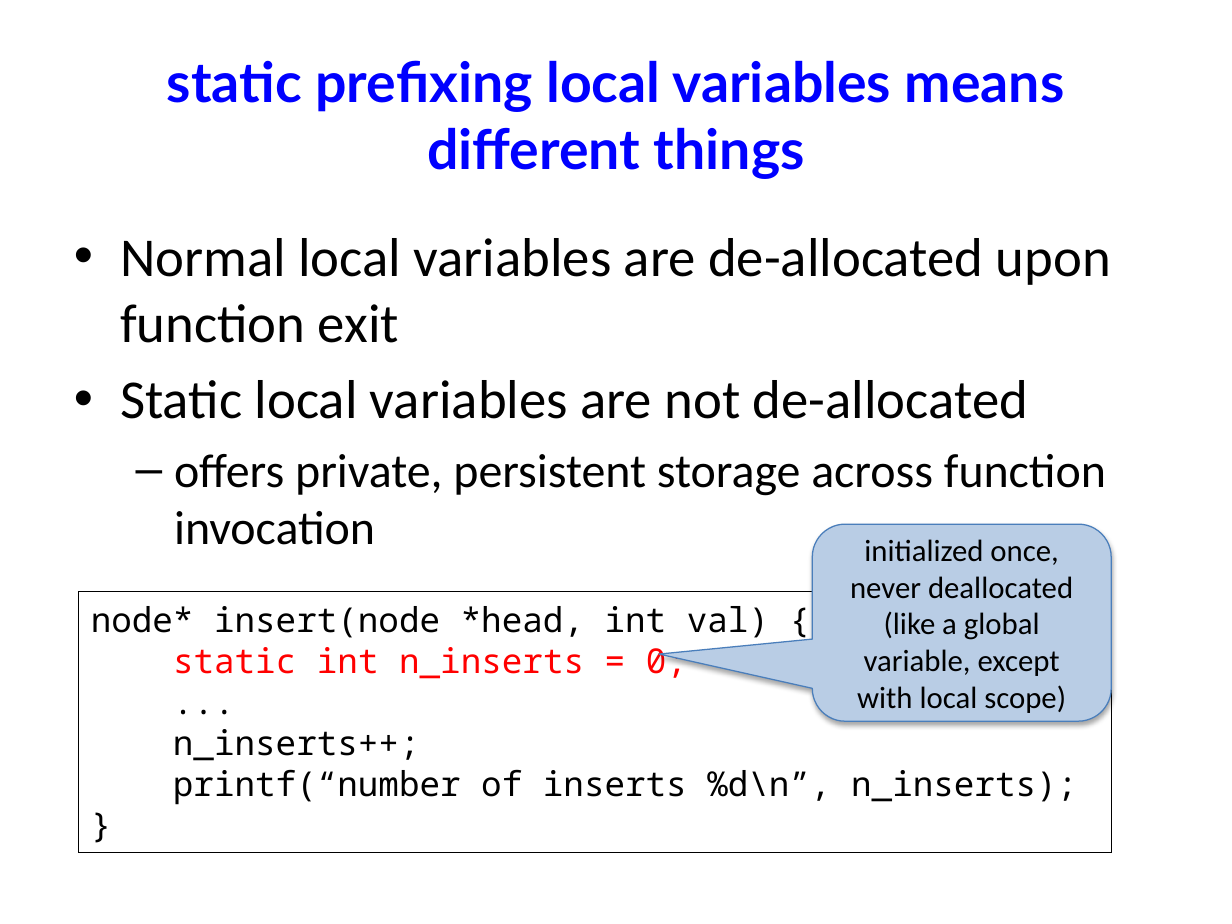
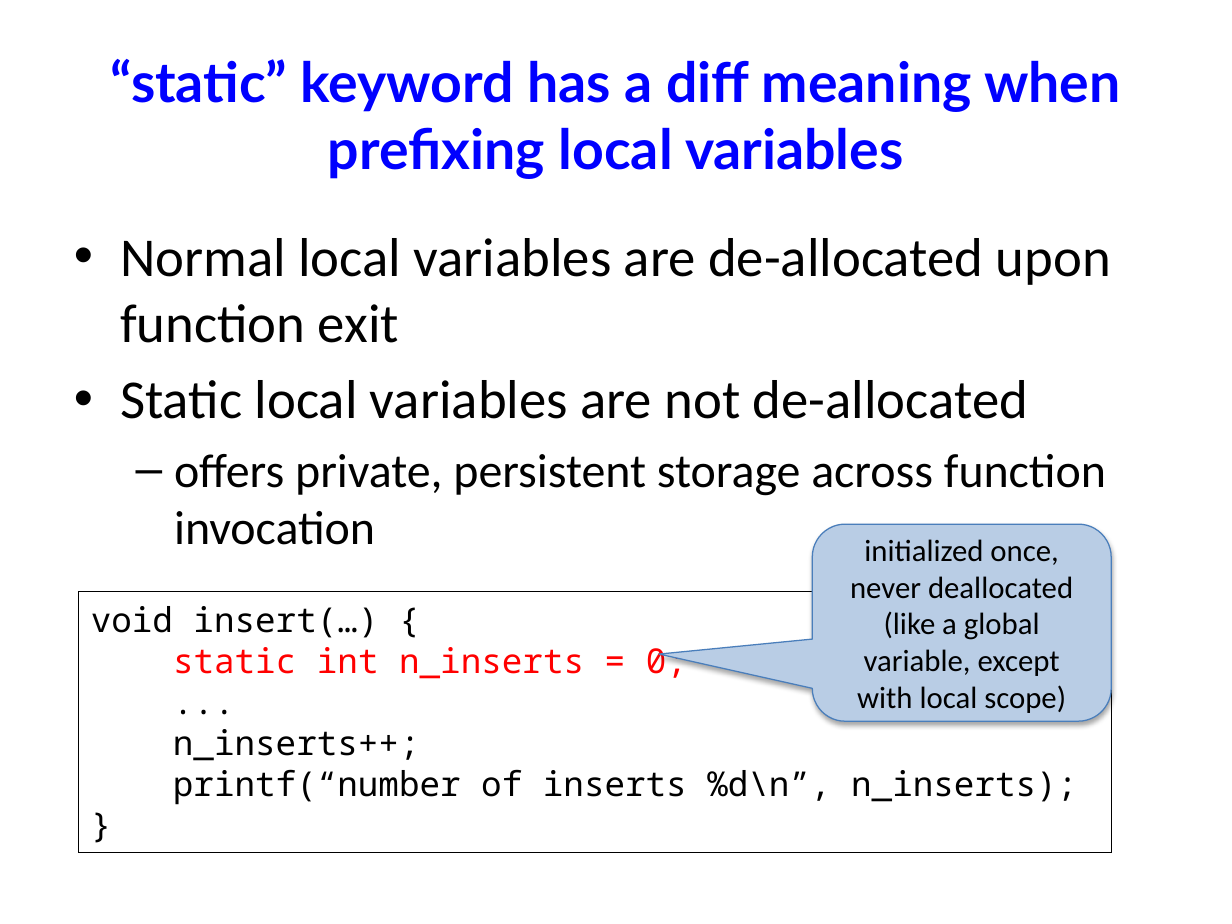
Before and after one commit to NYU-CSO/nyu-cso.github.io, a slide deck: slide 7 of notes/07-largec-io.pptx (slide 11 before the commit). Drawn at 1232x924 pixels with LibreOffice and Linux fonts; fonts in the diff are those of the drawing. Boxes give left, top, right and bottom in pixels: in the first picture for what was removed or moved away, otherwise in the second. Text is boxed around its words. In the diff, an @@ line names an element or a change of style, - is before the commit and + after.

```diff
--- a/notes/07-largec-io.pptx
+++ b/notes/07-largec-io.pptx
@@ title at [111,59,1121,179]: text changed @@
-static prefixing local variables means different things
+“static” keyword has a diff meaning when prefixing local variables
@@ text in rectangle at [91,606,378,638]: text changed @@
-node* insert(node *head, int val) {
+void insert(…) {
```
Also in this commit, not shown: 11 other slides changed, 3 slides added, 9 slides removed, 6 other files.
